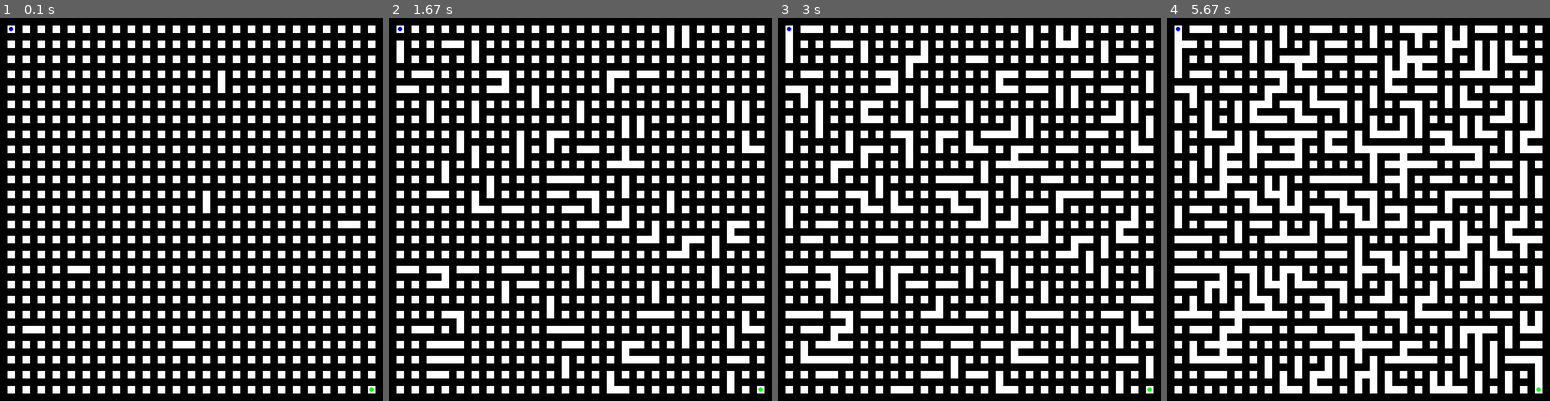
Above: before the commit, frames 1-4 (left to right).
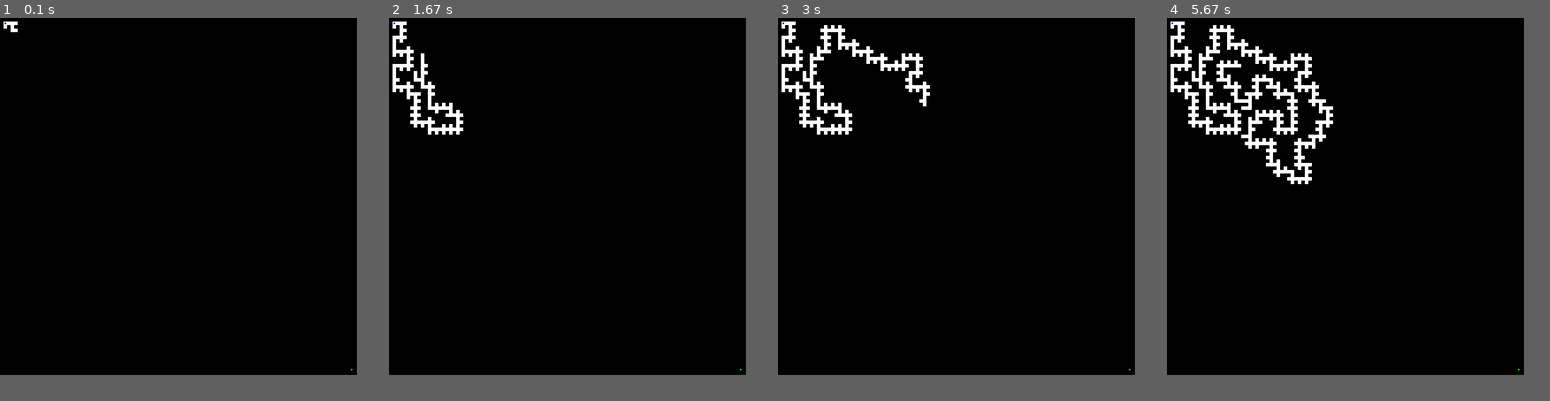
Above: after the commit, the same moments.

Repository: Drew-Woodz/MazeSolver
Game: pygame game, started from main.py
The game is run twice, just before and just after one commit, with the same random seed, the same clock (stepped at 60 frames per second) and the same inputs.
Inputs:
- Up to frame 1 (0.1 s): no input
- Up to frame 2 (1.67 s): no input
- Up to frame 3 (3 s): no input
- Up to frame 4 (5.67 s): no input
In our replay, the window is 867x867 before the commit and 808x808 after it. These sizes can differ from the game's own. Grey fills any space a smaller window leaves; there, only what the larger window draws over its background counts as a difference.

The runs differ from the first frame. In frame 1, 24% of the frame differs, in the area x 0-99%, y 0-99%; in frame 2, 28%; in frame 3, 32%; in frame 4, 38%.

Commit message:
Add CLI algorithm selector and fix imports

Diff:
--- a/main.py
+++ b/main.py
@@ -1,13 +1,47 @@
 # main.py
 
+import argparse
 from visualizer.pygame_renderer import PygameRenderer
-# from maze_generators.dfs_backtracker import generate_maze
-# from maze_generators.prims_algorithm import generate_maze
-# from maze_generators.wilsons_algorithm import generate_maze
-# from maze_generators.recursive_division import generate_maze
-# from maze_generators.hunt_and_kill import generate_maze
-from maze_generators.kruskals_algorithm import generate_maze
+
+# Import all algorithms
+import maze_generators.dfs_backtracker as dfs_backtracker
+import maze_generators.prims_algorithm as prims_algorithm
+import maze_generators.wilsons_algorithm as wilsons_algorithm
+import maze_generators.recursive_division as recursive_division
+import maze_generators.hunt_and_kill as hunt_and_kill
+import maze_generators.kruskals_algorithm as kruskals_algorithm
+
+
+algorithms = {
+    1: dfs_backtracker.generate_maze,
+    2: prims_algorithm.generate_maze,
+    3: wilsons_algorithm.generate_maze,
+    4: recursive_division.generate_maze,
+    5: hunt_and_kill.generate_maze,
+    6: kruskals_algorithm.generate_maze
+}
+
+algo_names = {
+    1: "DFS Backtracker",
+    2: "Prim's Algorithm",
+    3: "Wilson's Algorithm",
+    4: "Recursive Division",
+    5: "Hunt and Kill",
+    6: "Kruskal's Algorithm"
+}
 
 if __name__ == "__main__":
-    renderer = PygameRenderer(25, 25)
-    generate_maze(25, 25, render=renderer)
+    parser = argparse.ArgumentParser(description="Maze Generator Visualizer")
+    parser.add_argument('--algo', type=int, choices=range(1, 7), default=1,
+                        help="Choose maze generation algorithm (1–6)")
+    parser.add_argument('--size', type=int, default=50,
+                        help="Maze width and height (in cells)")
+
+    args = parser.parse_args()
+    algo_fn = algorithms[args.algo]
+    algo_name = algo_names[args.algo]
+
+    print(f"Generating maze using {algo_name} (size {args.size}x{args.size})...")
+
+    renderer = PygameRenderer(args.size, args.size)
+    algo_fn(args.size, args.size, render=renderer)
--- a/maze_generators/__init__.py
+++ /dev/null
@@ -1,17 +0,0 @@
-# maze_generators/__init__.py
-from maze_generators.dfs_backtracker import generate_maze as dfs_backtracker
-from maze_generators.prims_algorithm import generate_maze as prims
-from maze_generators.wilsons_algorithm import generate_maze as wilsons
-from maze_generators.recursive_division import generate_maze as recursive_division
-from maze_generators.hunt_and_kill import generate_maze as hunt_and_kill
-from maze_generators.kruskals_algorithm import generate_maze as kruskals_algorithm
-
-generators = {
-    "DFS Backtracker": dfs_backtracker,
-    "Prim's Algorithm": prims,
-    "Wilson's Algorithm": wilsons,
-    "Recursive Division": recursive_division,
-    "Hunt and Kill": hunt_and_kill,
-    "Kruskal's Algorithm": kruskals_algorithm,
-    # etc.
-}
